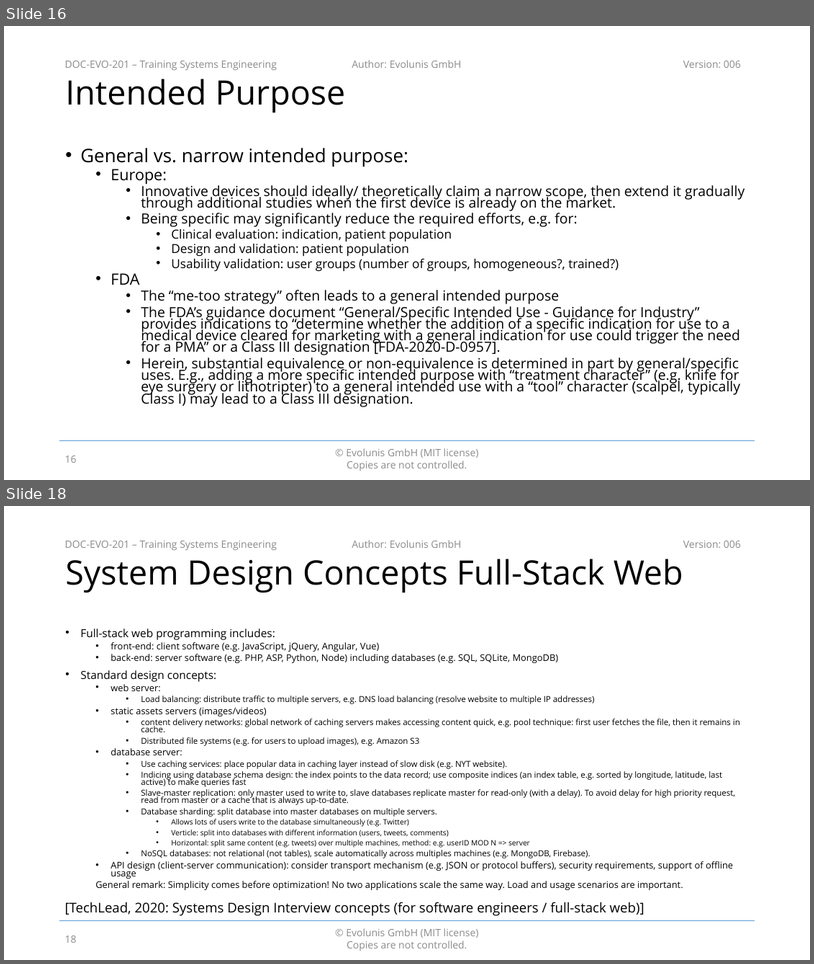
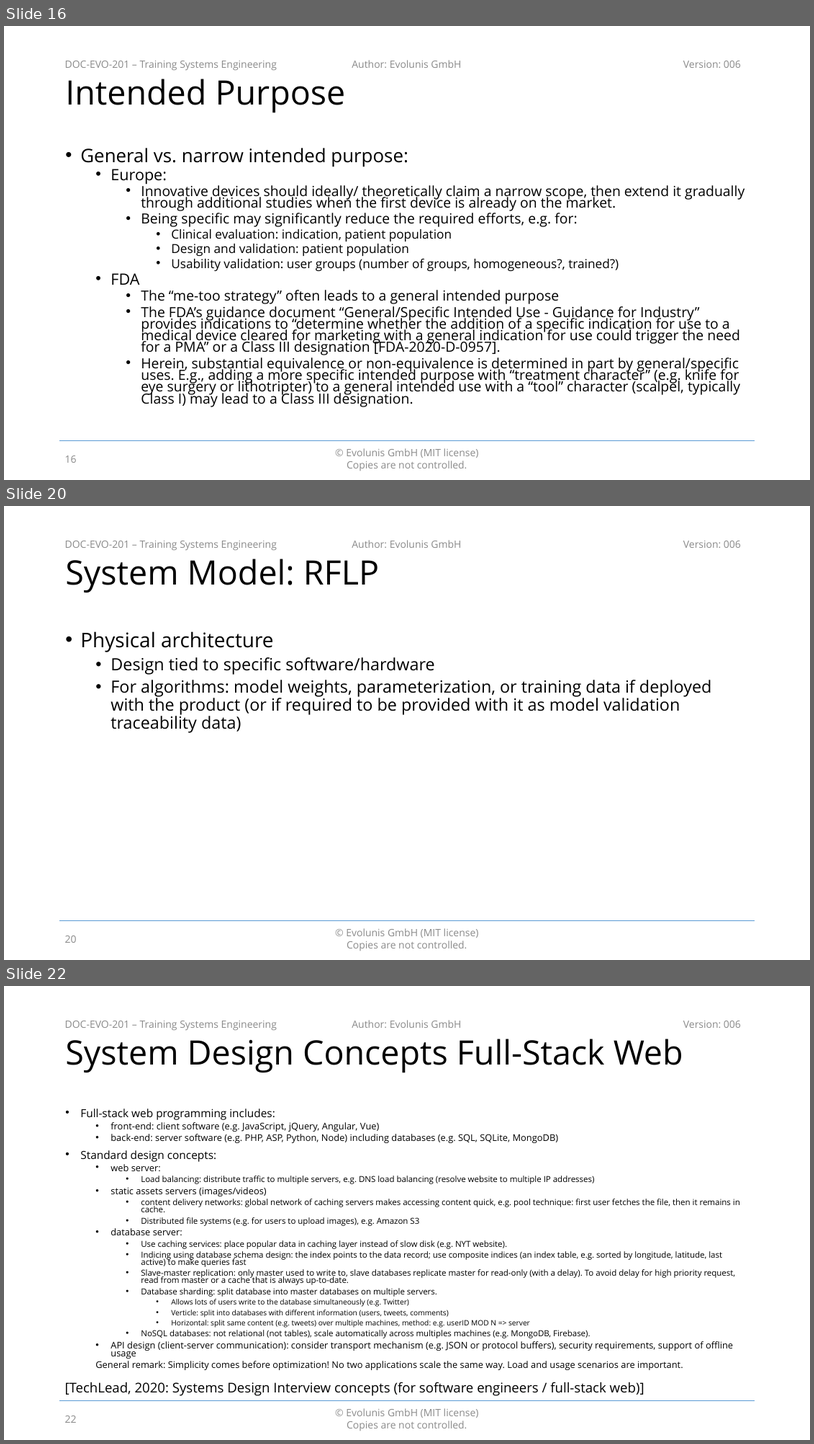
Before and after one commit to evolunis/openQMS, a slide deck: 2. Design and Development/DOC-201 - Training Systems Engineering.pptx. Shown one above the other, each under a label of ours: slides 16 and 18 before the commit, slides 16, 20 and 22 after it; the slides between them are not shown. The pictures are 814x964 and 814x1444 pixels, drawn with LibreOffice and Linux fonts; fonts in the diff are those of the drawing; background and template pictures are left out. Boxes give left, top, right and bottom in pixels: in the first picture for what was removed or moved away, otherwise in the second. Text is boxed around its words. In the diff, an @@ line names an element or a change of style, - is before the commit and + after.

Commit message:
Minor updates to Training Material DOC-201

```diff
--- a/2. Design and Development/DOC-201 - Training Systems Engineering.pptx
+++ b/2. Design and Development/DOC-201 - Training Systems Engineering.pptx
@@ slide 20 added at box(4, 506, 810, 960), background #FFFFFF; not listed: 5 template elements that a slide beside it also shows @@
@@ title added at box(65, 559, 379, 593), 40 pt, text #000000 @@
+System Model: RFLP
@@ text added at box(80, 631, 712, 733), 20 pt, text #000000 @@
+• Physical architecture
+  • Design tied to specific software/hardware
+  • For algorithms: model weights, parameterization, or training data if deployed with the product (or if required to be provided with it as model validation traceability data)
@@ page number added at box(65, 935, 77, 942), 12 pt, text #8C8C8C @@
+20
@@ what was slide 18 is now slide 22 @@
@@ page number at box(65, 1415, 77, 1422): text changed @@
-18
+22
```
Also in this commit, not shown: 2 slides changed, 3 other slides added.
